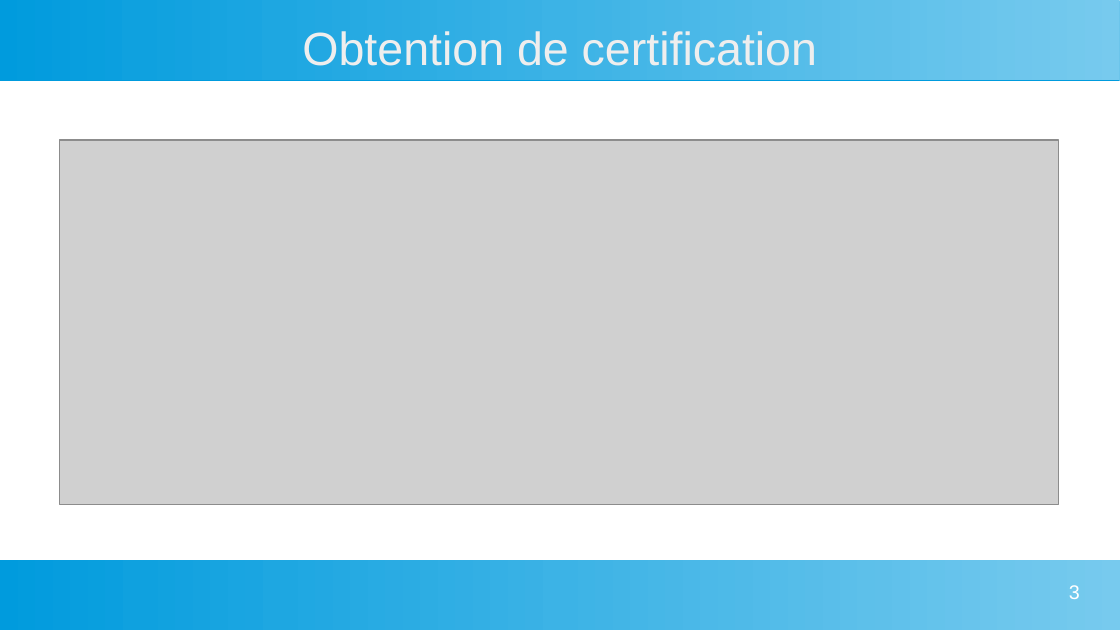
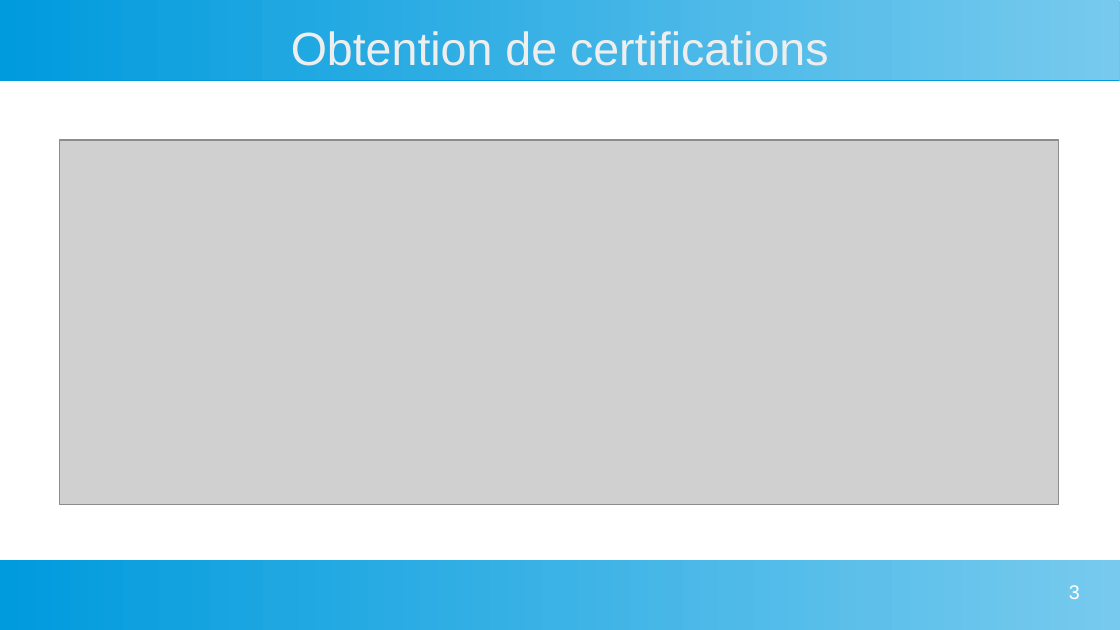
Before and after one commit to killex8569/Mon-Portfolio, a slide deck: slide 3 of data/Preuve 6.2 Organiser son développement professionnel Dossier de certification.odp. Drawn at 1120x630 pixels with LibreOffice and Linux fonts; fonts in the diff are those of the drawing; grey boxes stand for pictures. Boxes give left, top, right and bottom in pixels: in the first picture for what was removed or moved away, otherwise in the second. Text is boxed around its words. In the diff, an @@ line names an element or a change of style, - is before the commit and + after.

```diff
--- a/data/Preuve 6.2 Organiser son développement professionnel Dossier de certification.odp
+++ b/data/Preuve 6.2 Organiser son développement professionnel Dossier de certification.odp
@@ title at <box>291,31,829,66</box>: text changed @@
-Obtention de certification
+Obtention de certifications
```
Also in this commit, not shown: 1 other slide changed, 1 other file.
